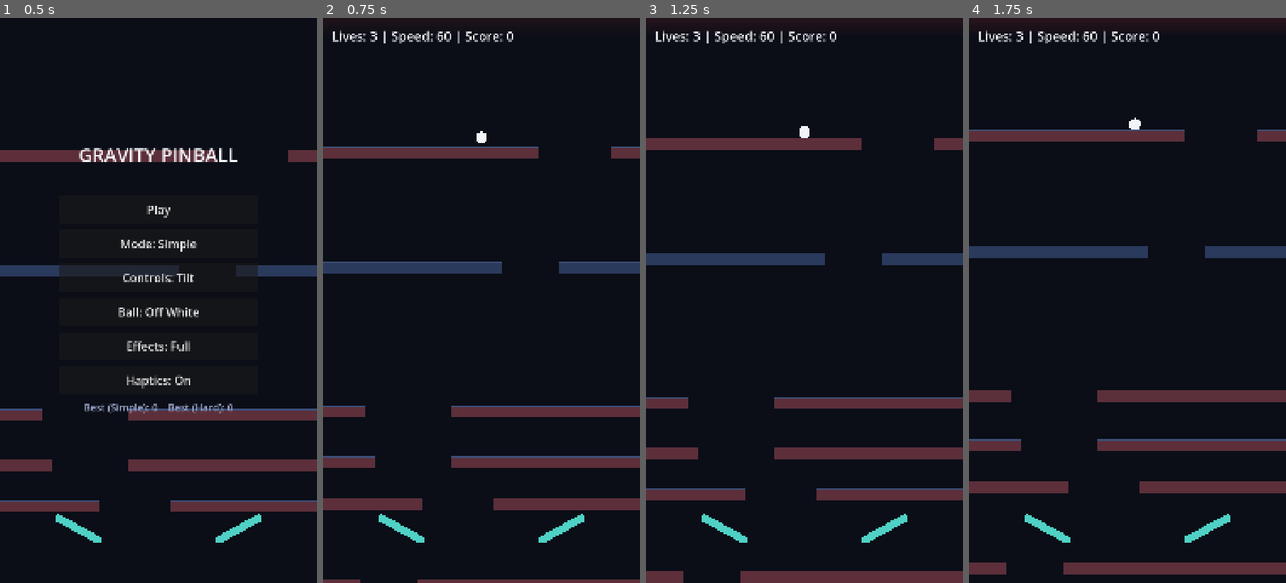
Above: before the commit, frames 1-4 (left to right).
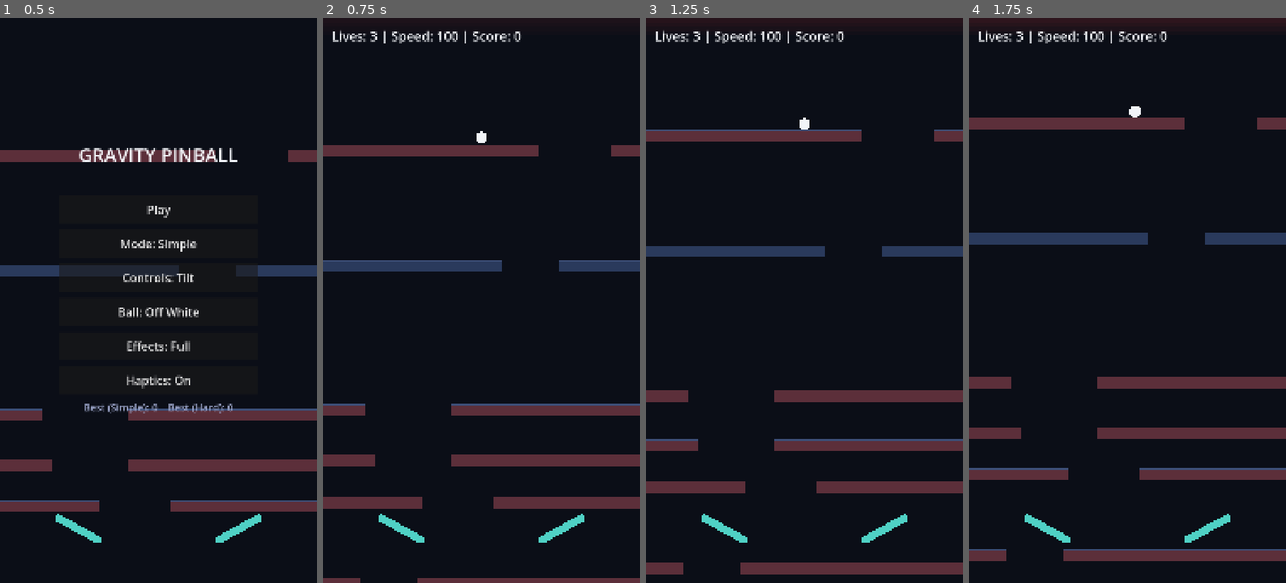
Above: after the commit, the same moments.

Repository: raeyyanhabib/GravityPinball
Game: Godot game, scene res://main.tscn
The game is run twice, just before and just after one commit, with the same random seed, the same clock (stepped at 60 frames per second) and the same inputs.
Inputs (mouse positions are in pixels of both pictures, inside the frame that each line leads up to):
- Up to frame 1 (0.5 s): no input
- Up to frame 2 (0.75 s): click "Play" at 0.5 s
- Up to frame 3 (1.25 s): no input
- Up to frame 4 (1.75 s): tap Enter at 1.25 s; move the mouse to (1197, 272) at 1.27 s; hold D from 1.28 s (still down); tap P at 1.35 s; click (1197, 272) at 1.42 s

Frame 1 is identical in both runs. In frame 2, 3.6% of the frame differs, in the area x 0-100%, y 2-100%; in frame 3, 14%; in frame 4, 20%, in the area x 0-100%, y 2-99%.

Commit message:
M6: enhanced graphics a bit

Diff:
--- a/main.gd
+++ b/main.gd
@@ -28,7 +28,7 @@
 const LOW_FPS_SECONDS := 3.0
 
 # ---- Speed tuning ----
-const BASE_SPEED := 60.0
+const BASE_SPEED := 100.0
 const MAX_SPEED := 240.0
 const DRIVER_CAP := 180.0
 
